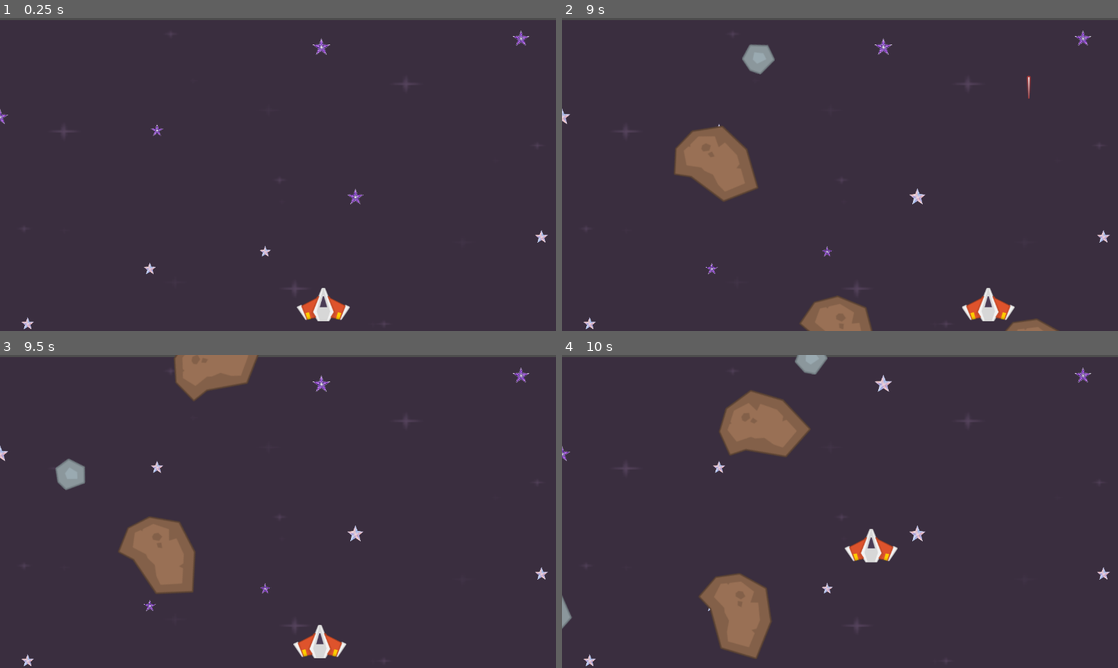
Above: before the commit, frames 1-4 (two rows, left to right).
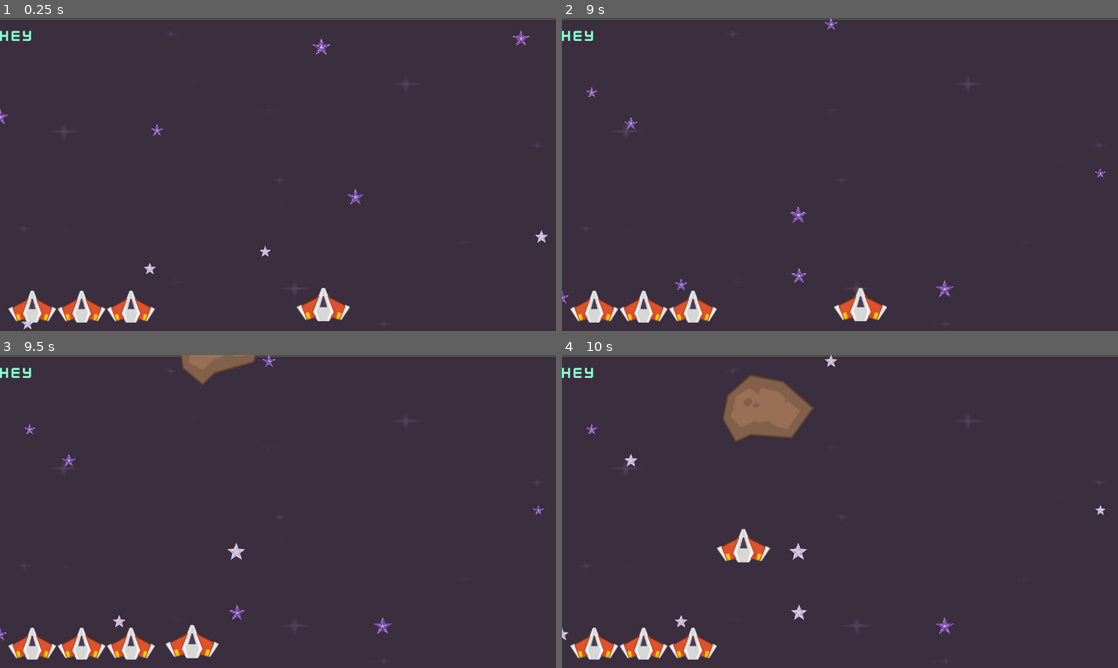
Above: after the commit, the same moments.

Repository: nonakarim/godot-space-shooter
Game: Godot game, scene res://Scenes/level.tscn
Same seed, same stepped clock (60 frames per second), same inputs: the game is played once before the commit and once after it.
Inputs:
- Up to frame 1 (0.25 s): no input
- Up to frame 2 (9 s): hold Right (KeyRight) 0.53-1.28 s; tap R (Replay, bound only after the commit) at 0.6, 1.55, 2.3, 2.85, 3.6, 4.55, 5.3, 5.85, 6.6, 7.55, 8.3, 8.85 s; hold Down (KeyDown) 1.28-2.03 s; tap O (Original) at 1.35, 4.35, 7.35 s; hold Right (KeyRight) 2.03-2.78 s; tap Space (Shoot) at 2.1, 5.1, 8.1 s; hold Up (KeyUp) 2.78-3.53 s; hold Left (KeyLeft) 3.53-5.03 s; hold Down (KeyDown) 5.03-5.78 s; hold Right (KeyRight) 5.78-6.53 s; hold Up (KeyUp) 6.53-7.28 s; hold Right (KeyRight) 7.28-8.03 s; hold Down (KeyDown) 8.03-8.78 s; hold Left (KeyLeft) from 8.78 s (still down)
- Up to frame 3 (9.5 s): keep holding Left (KeyLeft)
- Up to frame 4 (10 s): release Left (KeyLeft) at 9.53 s; hold Up (KeyUp) from 9.53 s (still down); tap R (Replay, bound only after the commit) at 9.6 s

The runs differ from the first frame. In frame 1, 1.5% of the frame differs, in the area x 0-28%, y 4-98%; in frame 2, 7.2%; in frame 3, 7.1%; in frame 4, 8.0%, in the area x 0-99%, y 0-100%.

Commit message:
Add lives and death and restart game

Diff:
--- /dev/null
+++ b/Scenes/Game over.tscn
@@ -0,0 +1,76 @@
+[gd_scene load_steps=3 format=3 uid="uid://bfle6wh2fy1nj"]
+
+[ext_resource type="Script" uid="uid://bki3cmx383fg5" path="res://Scripts/game_over.gd" id="1_og3lb"]
+[ext_resource type="FontFile" uid="uid://8gf5g0dw6s4p" path="res://Graphics/Fonts&sounds/kenvector_future.ttf" id="1_wn432"]
+
+[node name="Game Ovar" type="Control"]
+layout_mode = 3
+anchors_preset = 0
+script = ExtResource("1_og3lb")
+
+[node name="BG" type="ColorRect" parent="."]
+layout_mode = 1
+anchors_preset = 8
+anchor_left = 0.5
+anchor_top = 0.5
+anchor_right = 0.5
+anchor_bottom = 0.5
+offset_right = 1348.0
+offset_bottom = 742.0
+grow_horizontal = 2
+grow_vertical = 2
+color = Color(0.6702337, 0.35877225, 0.7536154, 1)
+
+[node name="Game over text" type="Label" parent="."]
+layout_mode = 1
+anchors_preset = -1
+anchor_left = 0.31800002
+anchor_top = 0.37600002
+anchor_right = 0.60300004
+anchor_bottom = 0.5
+offset_left = 250.0
+offset_top = 191.0
+offset_right = 1016.0
+offset_bottom = 312.0
+grow_horizontal = 2
+grow_vertical = 2
+theme_override_fonts/font = ExtResource("1_wn432")
+theme_override_font_sizes/font_size = 107
+text = "Game Over"
+
+[node name="Score" type="Label" parent="."]
+layout_mode = 1
+anchors_preset = -1
+anchor_left = 0.47000003
+anchor_top = 0.5
+anchor_right = 0.5
+anchor_bottom = 0.5
+offset_left = 540.0
+offset_top = 312.0
+offset_right = 727.0
+offset_bottom = 365.5
+grow_horizontal = 2
+grow_vertical = 2
+theme_override_font_sizes/font_size = 30
+text = "Your score: 0"
+
+[node name="Play again" type="Label" parent="."]
+layout_mode = 1
+anchors_preset = -1
+anchor_left = 0.30200002
+anchor_top = 0.906
+anchor_right = 0.5
+anchor_bottom = 1.0
+offset_left = 488.0
+offset_top = 678.0
+offset_right = 812.0
+offset_bottom = 720.0
+grow_horizontal = 2
+grow_vertical = 0
+theme_override_font_sizes/font_size = 30
+text = "Press \"R\" to play again"
+
+[node name="CenterContainer" type="CenterContainer" parent="."]
+layout_mode = 0
+offset_right = 766.0
+offset_bottom = 121.0
--- a/Scenes/level.tscn
+++ b/Scenes/level.tscn
@@ -1,10 +1,11 @@
-[gd_scene load_steps=19 format=3 uid="uid://d2sukm7syxd5i"]
+[gd_scene load_steps=20 format=3 uid="uid://d2sukm7syxd5i"]
 
 [ext_resource type="Script" uid="uid://uoibdmwxpj0d" path="res://Scripts/level.gd" id="1_81xng"]
 [ext_resource type="Texture2D" uid="uid://cgc2y2ruyrrk7" path="res://Graphics/PNG/Damage/darkPurple.png" id="1_k5f4k"]
 [ext_resource type="PackedScene" uid="uid://coe75mcwik7" path="res://Scenes/player.tscn" id="1_tumq0"]
 [ext_resource type="Texture2D" uid="uid://bcn7uypxts06h" path="res://Graphics/star1.png" id="4_wqkje"]
 [ext_resource type="Texture2D" uid="uid://dtqtqdrl4is8j" path="res://Graphics/star2.png" id="5_0f350"]
+[ext_resource type="PackedScene" uid="uid://dibtxpkw6dr4d" path="res://Scenes/ui.tscn" id="6_0f350"]
 
 [sub_resource type="SpriteFrames" id="SpriteFrames_8c0lf"]
 animations = [{
@@ -151,6 +152,7 @@
 position = Vector2(665, 380)
 scale = Vector2(5.21875, 2.9296875)
 texture = ExtResource("1_k5f4k")
+metadata/_edit_lock_ = true
 
 [node name="Stars" type="Node2D" parent="."]
 
@@ -218,7 +220,7 @@
 collision_layer = 4
 
 [node name="Left" type="CollisionShape2D" parent="Borders/StaticBody2D"]
-position = Vector2(15, 363.75)
+position = Vector2(21, 372)
 shape = SubResource("RectangleShape2D_6phgx")
 
 [node name="StaticBody2D2" type="StaticBody2D" parent="Borders"]
@@ -250,5 +252,7 @@
 
 [node name="Lasers" type="Node2D" parent="."]
 
+[node name="UI" parent="." instance=ExtResource("6_0f350")]
+
 [connection signal="laser" from="Player" to="." method="_on_player_laser"]
 [connection signal="timeout" from="MeteorTimer" to="." method="_on_meteor_timer_timeout"]
--- /dev/null
+++ b/Scenes/ui.tscn
@@ -0,0 +1,33 @@
+[gd_scene load_steps=3 format=3 uid="uid://dibtxpkw6dr4d"]
+
+[ext_resource type="Script" uid="uid://c2lfhvdqo4g2c" path="res://Scripts/ui.gd" id="1_nf4gj"]
+[ext_resource type="FontFile" uid="uid://01bvr63d65vc" path="res://Graphics/Fonts&sounds/kenvector_future_thin.ttf" id="1_qdvrb"]
+
+[node name="UI" type="CanvasLayer" groups=["ui"]]
+script = ExtResource("1_nf4gj")
+
+[node name="MarginContainer" type="MarginContainer" parent="."]
+offset_right = 81.0
+offset_bottom = 64.0
+theme_override_constants/margin_top = 20
+
+[node name="Label" type="Label" parent="MarginContainer"]
+layout_mode = 2
+size_flags_horizontal = 4
+theme_override_colors/font_color = Color(0.5424045, 0.9999997, 0.81244665, 1)
+theme_override_fonts/font = ExtResource("1_qdvrb")
+theme_override_font_sizes/font_size = 38
+text = "Hey"
+
+[node name="MarginContainer2" type="MarginContainer" parent="."]
+anchors_preset = 2
+anchor_top = 1.0
+anchor_bottom = 1.0
+offset_top = -75.0
+offset_right = 228.0
+grow_vertical = 0
+theme_override_constants/margin_left = 20
+theme_override_constants/margin_bottom = 20
+
+[node name="HBoxContainer" type="HBoxContainer" parent="MarginContainer2"]
+layout_mode = 2
--- /dev/null
+++ b/Scripts/game_over.gd
@@ -0,0 +1,8 @@
+extends Control
+
+func _ready() -> void:
+	pass
+
+func _process(delta: float) -> void:
+	if Input.is_action_just_pressed("Replay"):
+		get_tree().change_scene_to_file("res://Scenes/level.tscn")
--- a/Scripts/laser.gd
+++ b/Scripts/laser.gd
@@ -2,9 +2,8 @@
 @export var speed = 500
 
 func _ready() -> void:
-	$LaserImage.scale = Vector2(0, 0)
 	var tween = create_tween()
-	tween.tween_property($LaserImage, 'scale', Vector2(1, 1), 0.5)
+	tween.tween_property($LaserImage, 'scale', Vector2(1, 1), 0.5).from(Vector2(0, 0))
 
 func _process(delta: float) -> void:
 	position.y -= speed * delta
--- a/Scripts/level.gd
+++ b/Scripts/level.gd
@@ -1,4 +1,6 @@
 extends Node2D
+
+var health: int = 3
 
 var MeteorScene : PackedScene = load("res://Scenes/meteors.tscn")
 var LaserScene : PackedScene = load("res://Scenes/laser.tscn")
@@ -11,6 +13,10 @@
 ]
 
 func _ready() -> void:
+	#set up health ui
+	get_tree().call_group("ui", "set_health", health)
+
+	#stars
 	var size = get_viewport().get_visible_rect().size
 	var rng = RandomNumberGenerator.new()
 
@@ -20,9 +26,11 @@
 
 		star.position = Vector2(rand_x, rand_y)
 
+		#scale
 		var random_scale = rng.randf_range(0.11, 0.200)
 		star.scale = Vector2(random_scale, random_scale)
 
+		#speed
 		star.speed_scale = rng.randf_range(0.6, 1.4)
 
 func _on_meteor_timer_timeout() -> void:
@@ -32,6 +40,15 @@
 
 	$Meteors.add_child(meteor);
 
+	meteor.connect('collision', _on_meteor_collision)
+
+
+func _on_meteor_collision():
+	health -= 1
+	get_tree().call_group("ui", "set_health", health)
+	if health <= 0:
+		get_tree().change_scene_to_file("res://Scenes/Game over.tscn")
+
 
 func _on_player_laser(pos) -> void:
 	var laser = LaserScene.instantiate()
--- a/Scripts/meteors.gd
+++ b/Scripts/meteors.gd
@@ -3,6 +3,8 @@
 var speed
 var direction
 var rotation_speed
+
+signal collision
 
 func _ready() -> void:
 
@@ -21,4 +23,4 @@
 	rotation_degrees += rotation_speed * delta;
 
 func _on_body_entered(_body: Node2D) -> void:
-	print("Body Entered")
+	collision.emit()
--- /dev/null
+++ b/Scripts/ui.gd
@@ -0,0 +1,16 @@
+extends CanvasLayer
+
+static var image = load("res://Graphics/PNG/playerShip2_orange.png")
+
+func set_health(amount):
+	#Remove all children
+	for child in $MarginContainer2/HBoxContainer.get_children():
+		child.queue_free()
+
+	#Add new children set by health
+	for i in amount:
+		var texRect = TextureRect.new()
+		texRect.texture = image
+
+		$MarginContainer2/HBoxContainer.add_child(texRect)
+		texRect.stretch_mode = TextureRect.STRETCH_KEEP
--- a/project.godot
+++ b/project.godot
@@ -53,6 +53,11 @@
 "events": [Object(InputEventKey,"resource_local_to_scene":false,"resource_name":"","device":0,"window_id":0,"alt_presse …(189 unchanged characters)…
 ]
 }
+Replay={
+"deadzone": 0.2,
+"events": [Object(InputEventKey,"resource_local_to_scene":false,"resource_name":"","device":0,"window_id":0,"alt_pressed":false,"shift_pressed":false,"ctrl_pressed":false,"meta_pressed":false,"pressed":false,"keycode":0,"physical_keycode":82,"key_label":0,"unicode":0,"location":0,"echo":false,"script":null)
+]
+}
 
 [layer_names]
 
Not shown, added: Scripts/game_over.gd.uid
Not shown, added: Scripts/ui.gd.uid
